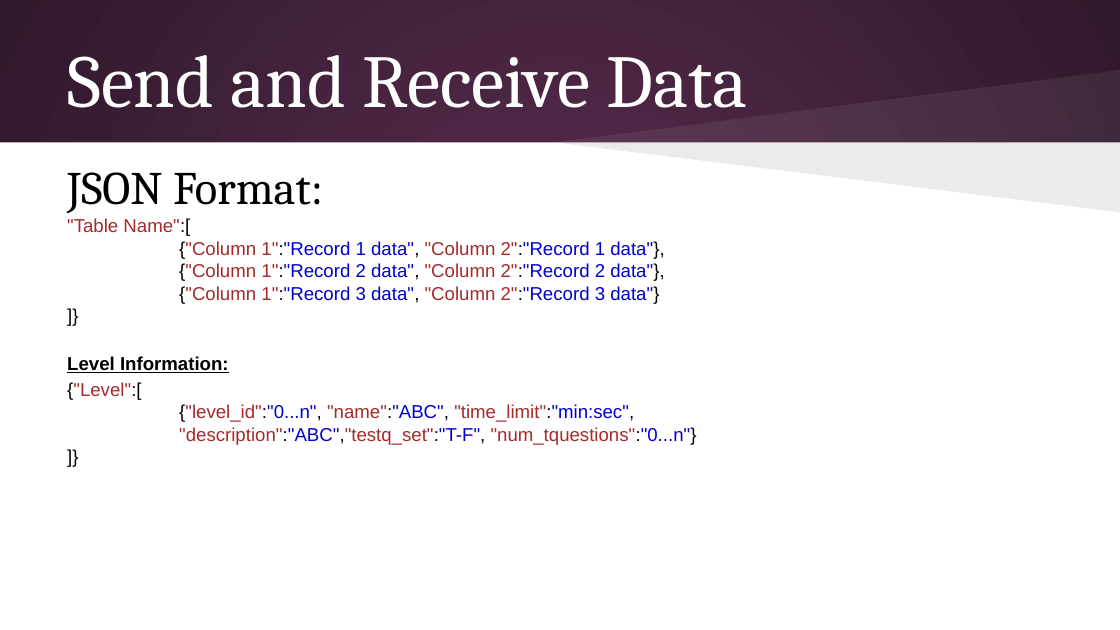
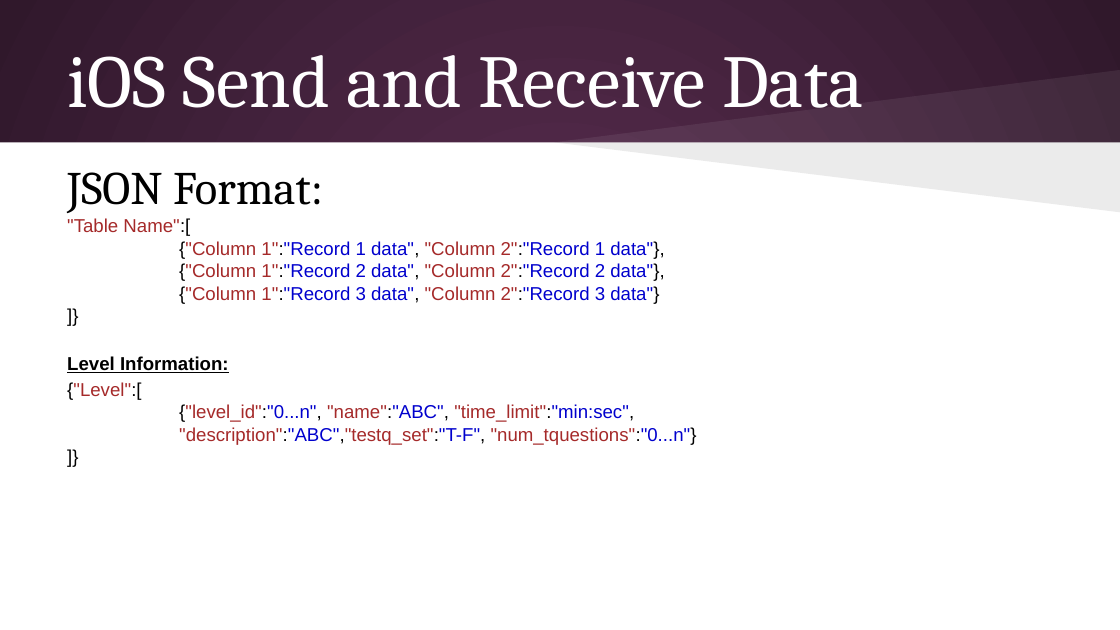
Before and after one commit to SArseneault/Math-App, a slide deck: slide 8 of Documentation/Design Specification/Design Specification Powerpoint.pptx. Drawn at 1120x630 pixels with LibreOffice and Linux fonts; fonts in the diff are those of the drawing. Boxes give left, top, right and bottom in pixels: in the first picture for what was removed or moved away, otherwise in the second. Text is boxed around its words. In the diff, an @@ line names an element or a change of style, - is before the commit and + after.

```diff
--- a/Documentation/Design Specification/Design Specification Powerpoint.pptx
+++ b/Documentation/Design Specification/Design Specification Powerpoint.pptx
@@ title at <box>67,55,863,108</box>: text changed @@
-Send and Receive Data
+iOS Send and Receive Data
```
Also in this commit, not shown: 3 other slides changed, 1 slide added, 6 other files.
